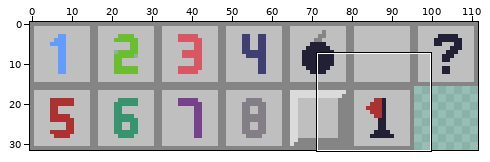
Edited in one commit: pixel-art file (src/assets/minesweeper-all.aseprite). The picture above shows the old version from afar; the outline marks the close-up.
Close-up. Before the commit:
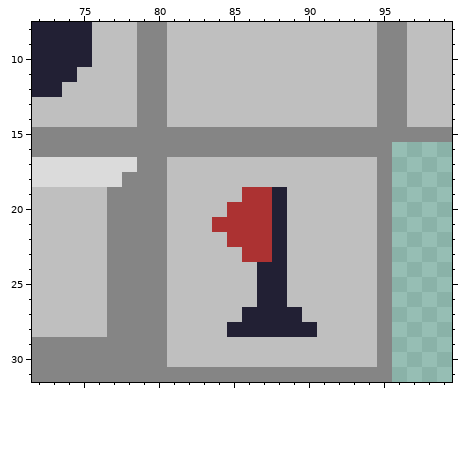
112x32 pixels, 1 frame. Shown: x 72..99, y 8..31.
After the commit:
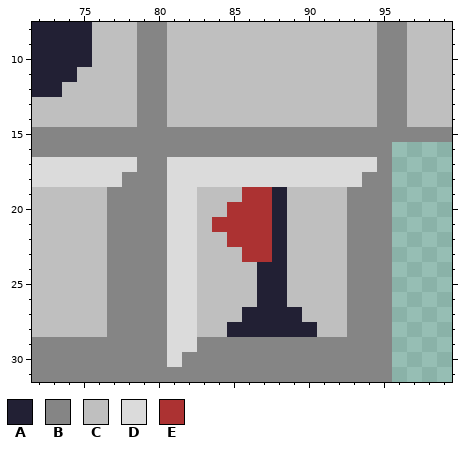
Palette (. is transparent): A #222034  B #858585  C #bfbfbf  D #dbdbdb  E #ac3232
Changes in this commit:
Layer "Flag":
y 17: x 81..94 CCCCCCCCCCCCCC -> DDDDDDDDDDDDDD
y 18: x 81..94 CCCCCCCCCCCCCC -> DDDDDDDDDDDDDB
y 19..28: x 81..82 CC -> DD; x 93..94 CC -> BB
y 29: x 81..94 CCCCCCCCCCCCCC -> DDBBBBBBBBBBBB
y 30: x 81..94 CCCCCCCCCCCCCC -> DBBBBBBBBBBBBB
